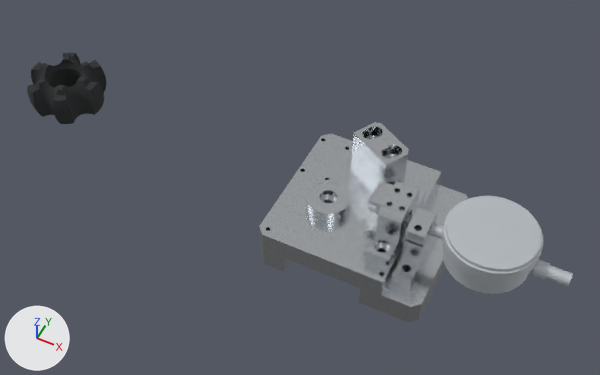
The glTF model BJ_INNERRACE/Outer_Diameter/Outer_Diameter.glb as it was, and as the next commit left it.
Camera for both pictures: a camera (50 mm lens) standing at (0.113, -0.321, 0.435) and looking at (-0.05, 0.006, 0.026). Arrows for +X, +Y and +Z are at lower left; the lights stay in place. The first picture is the older version.

In view in the first picture: 'BJ87', 'Outer_Diameter.002', 'Outer_Diameter.003', 'Outer_Diameter.005', 'Outer_Diameter.006', 'Outer_Diameter.007', 'Outer_Diameter.008', 'Outer_Diameter.009' and 2 more.
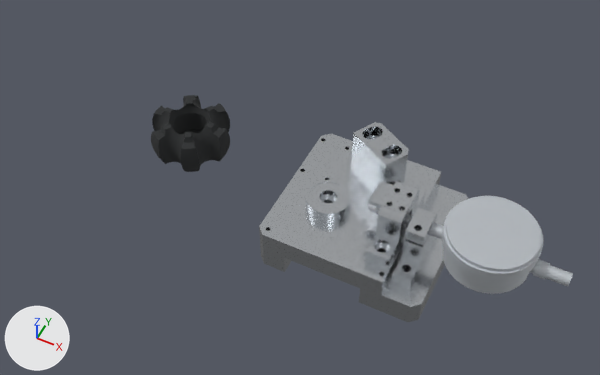
What the commit changed:
Object 'BJ87' (ob_bj87) moves from (-0.2, 0.0, 0.0) to (-0.1, 0.0, 0.0).

Boxes (x1, y1, x2, y2) around the edits, measured in the pictures (600 x 375 px):
'BJ87', moved
    before: (27, 53, 106, 124)
    after: (151, 95, 230, 172)
